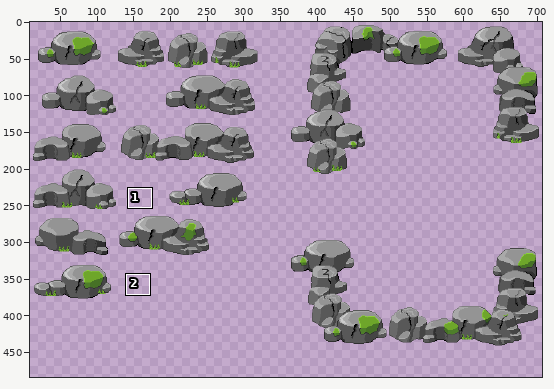
Sprite sheet: maps/assets/[M]Rocks2.png. The first picture is a wide view before the edit; the outline marks the close-up.
Close-up. Before the edit:
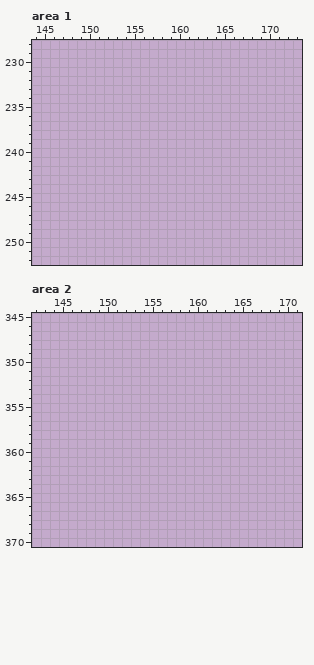
The file is 768x448 pixels. Colours within 5 levels of each other are drawn and written as one. Shown: area 1: x 144..173, y 228..252; area 2: x 142..171, y 345..370. The old version is drawn lined up with the new one, on the new canvas. The wide view leaves out empty margins. The commit also changed other parts of the picture, which this record leaves out.
The result:
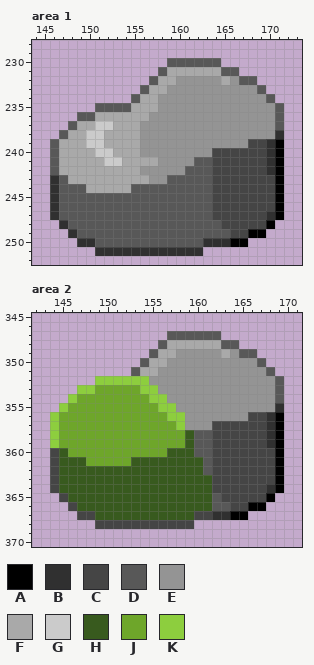
Palette (. is transparent): A #000000  B #303030  C #454545  D #585858  E #949494  F #a9a9a9  G #cbcbcb  H #385a1e  J #6ea62a  K #8dce3e
From old to new:
canvas 768x448 -> 768x512
Changed rows in their new state; - is an unchanged pixel.
Area 1:
first column x 146:
230 -------------DDDDDD-------
231 ------------DFFFFFFDD-----
232 -----------DFFEEEEEFEDD---
233 ----------DFFEEEEEEEEEED--
234 ---------DFFEEEEEEEEEEEED-
235 -----DDDDFFFEEEEEEEEEEEEED
236 ---DDFFFFFFEEEEEEEEEEEEEED
237 --DFFGGFFFEEEEEEEEEEEEEEED
238 -DFFGGFFFFEEEEEEEEEEEEEEEB
239 DFFFGGFFFFEEEEEEEEEEEECCBA
240 DFFFFGGFFFEEEEEEEECCCCCCBA
241 DFFFFFGGFFFFEEEEDDCCCCCCBA
242 DFFFFFFFFFEEEEEDDDCCCCCCBA
243 BDFFFFFFFFFEEDDDDDCCCCCCCA
244 BDDDFFFFFDDDDDDDDDCCCCCCCA
245 BDDDDDDDDDDDDDDDDDCCCCCCCA
246 BDDDDDDDDDDDDDDDDDCCCCCCCA
247 BDDDDDDDDDDDDDDDDDCCCCCCBA
248 -BDDDDDDDDDDDDDDDDDCCCCCA-
249 --BDDDDDDDDDDDDDDDDDCCAA--
250 ---BBDDDDDDDDDDDDBBBAA----
251 -----BBBBBBBBBBBB---------
Area 2:
first column x 144:
347 -------------DDDDDD-------
348 ------------DFFFFFFDD-----
349 -----------DFFEEEEEFEDD---
350 ----------DFFEEEEEEEEEED--
351 ---------DFFEEEEEEEEEEEED-
352 -----KKKKKKEEEEEEEEEEEEEED
353 ---KKJJJJJKKEEEEEEEEEEEEED
354 --KJJJJJJJJKKEEEEEEEEEEEED
355 -KJJJJJJJJJJKKEEEEEEEEEEEB
356 KJJJJJJJJJJJJKKEEEEEEECCBA
357 KJJJJJJJJJJJJJKEEECCCCCCBA
358 KJJJJJJJJJJJJJJHDDCCCCCCBA
359 KJJJJJJJJJJJJJJHDDCCCCCCBA
360 CHJJJJJJJJJJJHHHDDCCCCCCCA
361 CHHHJJJJJHHHHHHHHDCCCCCCCA
362 CHHHHHHHHHHHHHHHHDCCCCCCCA
363 CHHHHHHHHHHHHHHHHHCCCCCCCA
364 CHHHHHHHHHHHHHHHHHCCCCCCBA
365 -CHHHHHHHHHHHHHHHHDCCCCCA-
366 --CHHHHHHHHHHHHHHHDDCCAA--
367 ---CCHHHHHHHHHHHCCBBAA----
368 -----CCCCCCCCCCC----------
